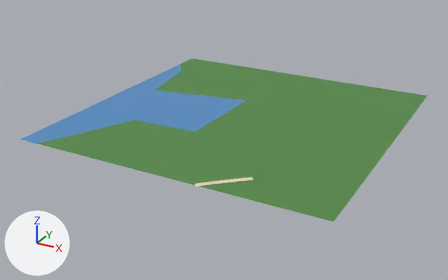
The glTF model public/assets/bengaluru-region-v1/tiles/t-12_-31-l1.glb, before and after one commit.
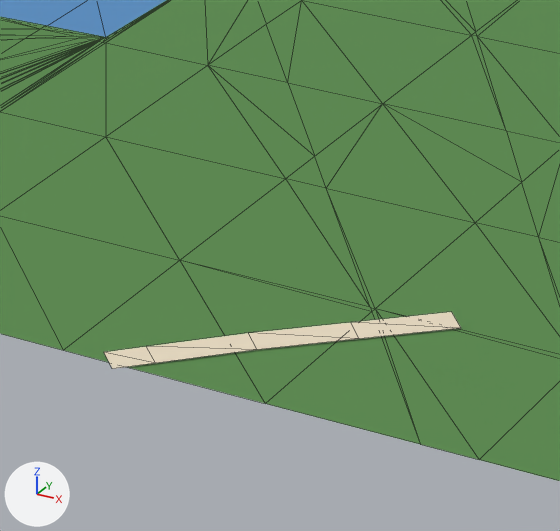
There are two pictures of each version: one whole from a 50 mm camera at (-5310.0, -16111.0, 380.0) aimed at (-5767.0, -15279.0, -36.0), one close up on the part from 40% to 60% of the width and 45% to 76% of the height. The axes (+X, +Y, +Z) are drawn at lower left. The lights are the same throughout. The last two pictures show the newer version. The close-ups show mesh edges as thin lines.

Names of what the first close-up shows: 'ground', 'water'.
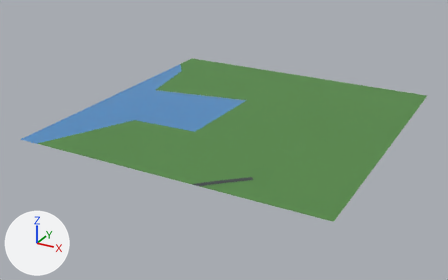
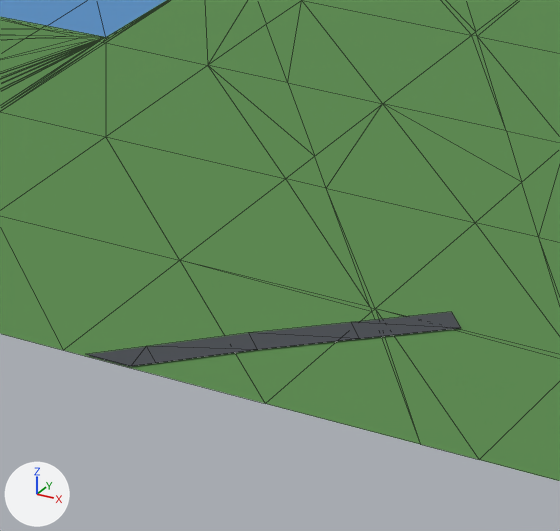
The change in detail:
me_ground is used by ob_ground; location (-6000.0, -15500.0, 0.0).
me_ground had 306 vertices, 506 faces and spanned x 0.0..500.0, y -3.0..500.0, z 1.0.
me_ground now has 306 vertices, 506 faces and spans x 0.0..500.0, y 0.0..500.0, z 1.0.
Part 1, on me_ground:
Vertex 298 of me_ground moves from (354.0, 35.0, 1.0) at pixel (359, 338) to (349.0, 41.0, 1.0) at pixel (350, 322).
Vertex 299 of me_ground moves from (349.0, 41.0, 1.0) at pixel (350, 322) to (354.0, 35.0, 1.0) at pixel (359, 338).
Vertex 300 of me_ground moves from (337.0, 20.0, 1.0) at pixel (257, 349) to (331.0, 26.0, 1.0) at pixel (248, 332).
Vertex 301 of me_ground moves from (331.0, 26.0, 1.0) at pixel (248, 332) to (337.0, 20.0, 1.0) at pixel (257, 349).
Vertex 302 of me_ground moves from (321.0, 4.0, 1.0) at pixel (155, 363) to (315.0, 10.0, 1.0) at pixel (146, 346).
Vertex 303 of me_ground moves from (315.0, 10.0, 1.0) at pixel (146, 346) to (321.0, 4.0, 1.0) at pixel (155, 363).
Vertex 304 of me_ground moves from (314.0, -3.0, 1.0) at pixel (112, 368) to (317.0, 0.0, 1.0) at pixel (130, 366).
Vertex 305 of me_ground moves from (309.0, 3.0, 1.0) at pixel (103, 352) to (306.0, 0.0, 1.0) at pixel (85, 354).
me_ground part 2: 2 kept faces spanning x 306.0..371.0, y 0.0..50.0, z 1.0 get new vertex colours; the middle colour goes from beige #e9dcc3 to dark grey #45494f.

What differs and where, as boxes [x1, y1, x2, y2] in the close-ups (560 x 531 px; the box of a moved part takes in the faces that stretch with it):
part 1 of me_ground, moved or reshaped: before [105, 312, 461, 363]; after [131, 312, 461, 366]
part 2 of me_ground, recoloured: before [104, 322, 457, 369]; after [85, 322, 457, 366]
